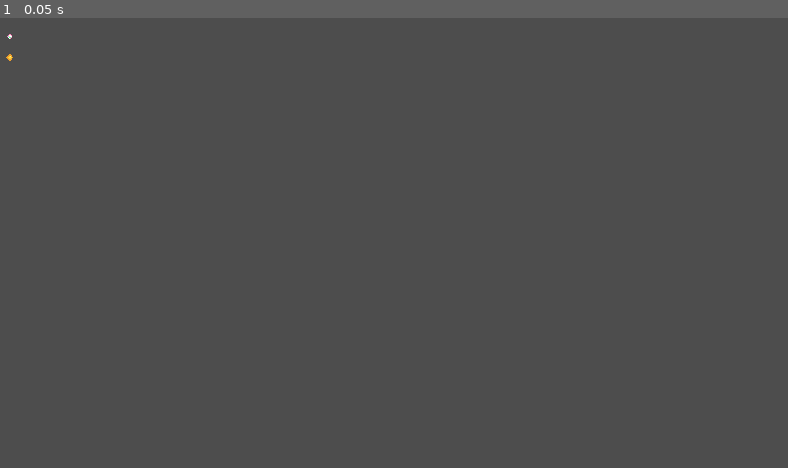
Above: before the commit, frame 1.
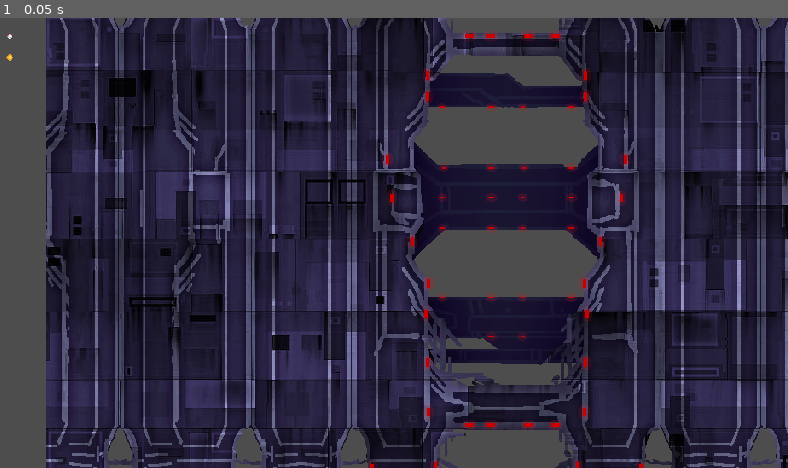
Above: after the commit, the same moment.

Repository: colinbellino/ludum-dare-53
Game: Godot game, scene res://game/level/mattwrld/devroom.tscn
The game is run twice, just before and just after one commit, with the same random seed, the same clock (stepped at 60 frames per second) and the same inputs. This scene is started directly instead of the project's main scene. Sound files missing from this copy of the repository are replaced by a short silence.
Inputs:
- Up to frame 1 (0.05 s): no input

The runs differ from the first frame. In frame 1, 79% of the frame differs, in the area x 5-100%, y 0-100%.

Commit message:
Checkpoint station placeholder
Consist of two part - one part goes ABOVE ship, other goes BELOW ship.

Grab assets from "devroom.tscn."

Diff:
--- a/game/level/mattwrld/devroom.tscn
+++ b/game/level/mattwrld/devroom.tscn
@@ -1,7 +1,8 @@
-[gd_scene load_steps=9 format=3 uid="uid://r0mr0eps8w7w"]
+[gd_scene load_steps=10 format=3 uid="uid://r0mr0eps8w7w"]
 
 [ext_resource type="Texture2D" uid="uid://bwle0dd1nqili" path="res://assets/sprites/cart/misc/ssanim_bullet_pearl.png" id="1_36qkb"]
 [ext_resource type="Texture2D" uid="uid://b1qd05xk4xex6" path="res://assets/sprites/cart/misc/ssanim_cycleorange.png" id="2_kbykc"]
+[ext_resource type="Texture2D" uid="uid://csc2sqpknby8t" path="res://assets/sprites/checkpointstation/ss_stationstructure_placeholder.png" id="3_v7dmn"]
 
 [sub_resource type="Animation" id="Animation_5o0gk"]
 length = 0.001
@@ -107,3 +108,20 @@
 libraries = {
 "": SubResource("AnimationLibrary_osj2g")
 }
+
+[node name="checkpointstation" type="Node2D" parent="."]
+position = Vector2(608.624, 211.076)
+
+[node name="station_lower" type="Sprite2D" parent="checkpointstation"]
+position = Vector2(-201.247, -150.489)
+texture = ExtResource("3_v7dmn")
+centered = false
+region_enabled = true
+region_rect = Rect2(0, 840, 404, 346)
+
+[node name="station_upper" type="Sprite2D" parent="checkpointstation"]
+position = Vector2(-540.24, -348.861)
+texture = ExtResource("3_v7dmn")
+centered = false
+region_enabled = true
+region_rect = Rect2(0, 0, 1078, 815)
Binary file added: assets/sprites/checkpointstation/ss_stationstructure_placeholder.png
Not shown, added: assets/sprites/checkpointstation/ss_stationstructure_placeholder.png.import
